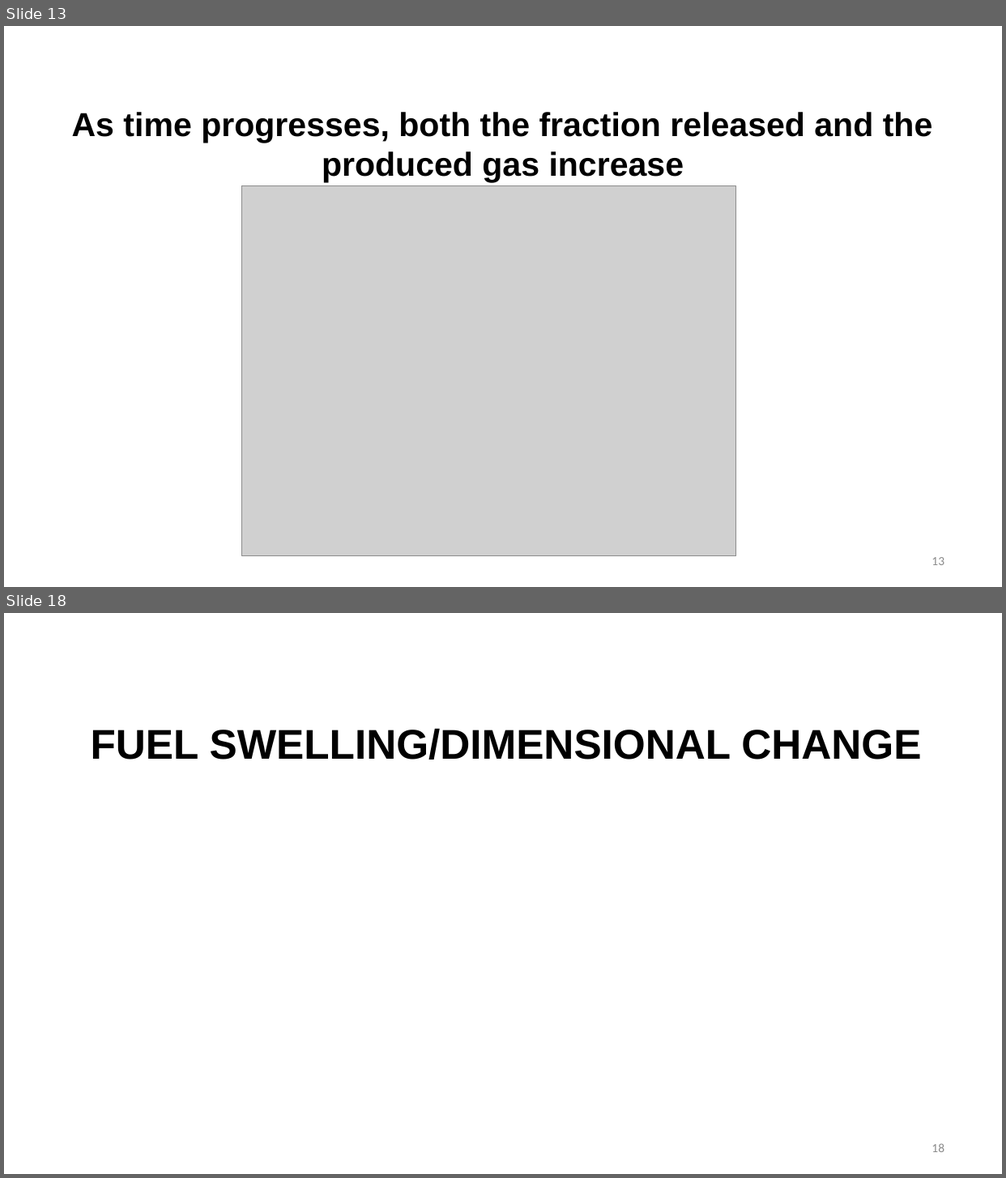
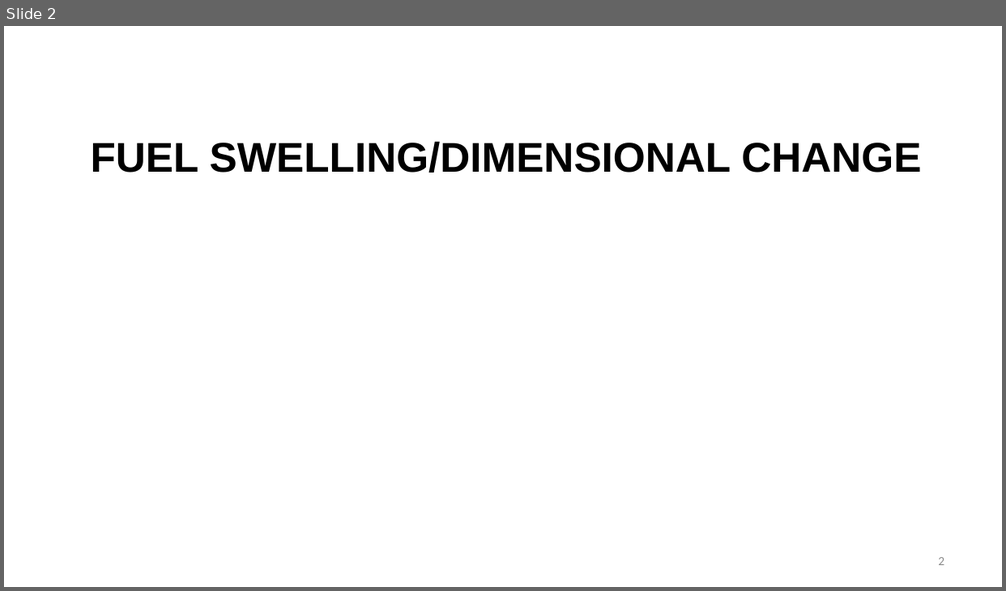
Before and after one commit to benbeeler/TEACHING, a slide deck: Nuclear_Fuel_Performance/NE533_Spring2026/Module3/Lec13_FGR_swelling.pptx. Shown one above the other, each under a label of ours: slides 13 and 18 before the commit, slide 2 after it; the slides between them are not shown. The pictures are 1006x1178 and 1006x591 pixels, drawn with LibreOffice and Linux fonts; fonts in the diff are those of the drawing; grey boxes stand for pictures; background and template pictures are left out. Boxes give left, top, right and bottom in pixels: in the first picture for what was removed or moved away, otherwise in the second. Text is boxed around its words. In the diff, an @@ line names an element or a change of style, - is before the commit and + after.

```diff
--- a/Nuclear_Fuel_Performance/NE533_Spring2026/Module3/Lec13_FGR_swelling.pptx
+++ b/Nuclear_Fuel_Performance/NE533_Spring2026/Module3/Lec13_FGR_swelling.pptx
@@ slide 13 removed at (4,26,1002,587), background #FFFFFF @@
@@ title removed at (72,112,933,183) @@
-As time progresses, both the fraction released and the produced gas increase
@@ picture removed at (242,186,736,557) @@
@@ page number removed at (931,557,944,565) @@
-13
@@ what was slide 18 is now slide 2 @@
@@ page number at (938,557,944,565): text changed @@
-18
+2
```
Also in this commit, not shown: 1 slide changed, 15 other slides removed, 6 other files.
